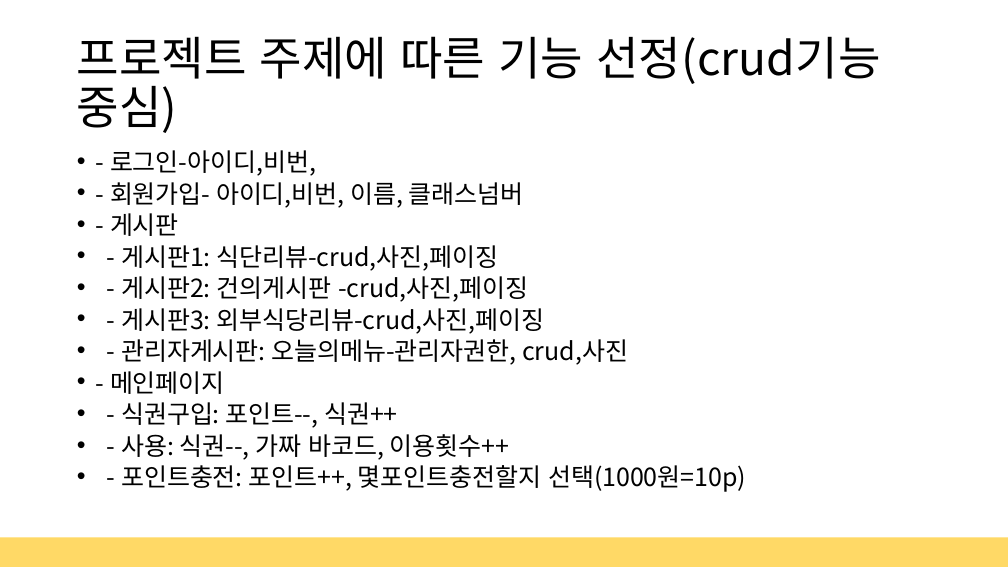
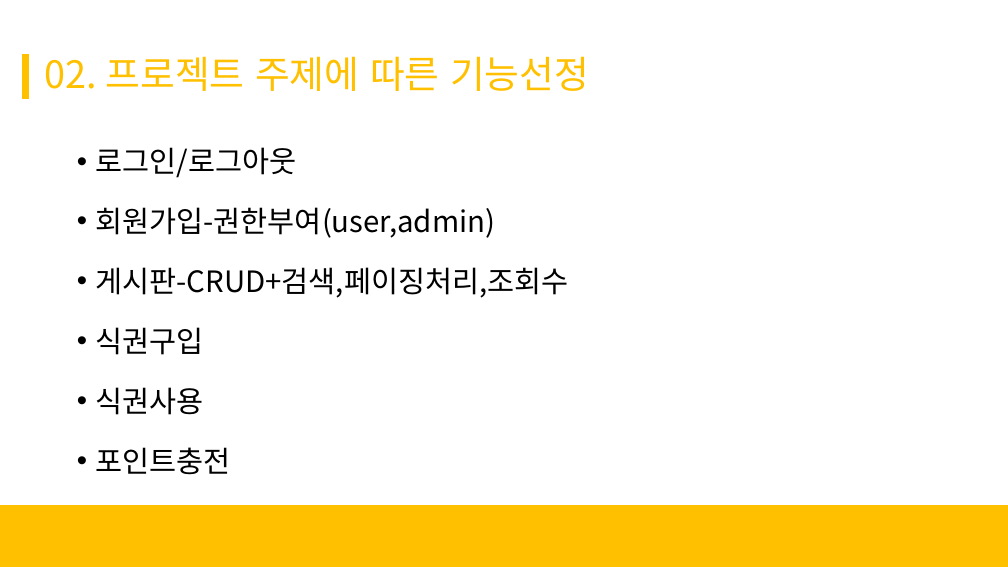
Before and after one commit to Mishuni/Multi_Food, a slide deck: slide 3 of 세미 프로젝트 결과발표.pptx. Drawn at 1008x567 pixels with LibreOffice and Linux fonts; fonts in the diff are those of the drawing; background and template pictures are left out. Boxes give left, top, right and bottom in pixels: in the first picture for what was removed or moved away, otherwise in the second. Text is boxed around its words. In the diff, an @@ line names an element or a change of style, - is before the commit and + after.

```diff
--- a/세미 프로젝트 결과발표.pptx
+++ b/세미 프로젝트 결과발표.pptx
@@ rectangle added at (23, 55, 29, 99), fill #FFC000, outline #FFC000 1 pt @@
@@ title at (45, 56, 589, 91): text changed; size 44 to 36 pt; text colour #000000 to #FFC000 @@
-프로젝트 주제에 따른 기능 선정(crud기능 중심)
+02. 프로젝트 주제에 따른 기능선정
@@ text at (96, 147, 569, 475): text changed; size 23.8 to 28 pt @@
-• - 로그인-아이디,비번,
-• - 회원가입- 아이디,비번, 이름, 클래스넘버
-• - 게시판
-• - 게시판1: 식단리뷰-crud,사진,페이징
-• - 게시판2: 건의게시판 -crud,사진,페이징
-• - 게시판3: 외부식당리뷰-crud,사진,페이징
-• - 관리자게시판: 오늘의메뉴-관리자권한, crud,사진
-• - 메인페이지
-• - 식권구입: 포인트--, 식권++
-• - 사용: 식권--, 가짜 바코드, 이용횟수++
-• - 포인트충전: 포인트++, 몇포인트충전할지 선택(1000원=10p)
+• 로그인/로그아웃
+• 회원가입-권한부여(user,admin)
+• 게시판-CRUD+검색,페이징처리,조회수
+• 식권구입
+• 식권사용
+• 포인트충전
@@ rectangle added at (0, 505, 1008, 567), fill #FFC000, outline #FFC000 1 pt @@
@@ rectangle removed at (0, 538, 1008, 567) @@
```
Also in this commit, not shown: 4 other slides changed, 10 slides added, 3 slides removed, 25 other files.
